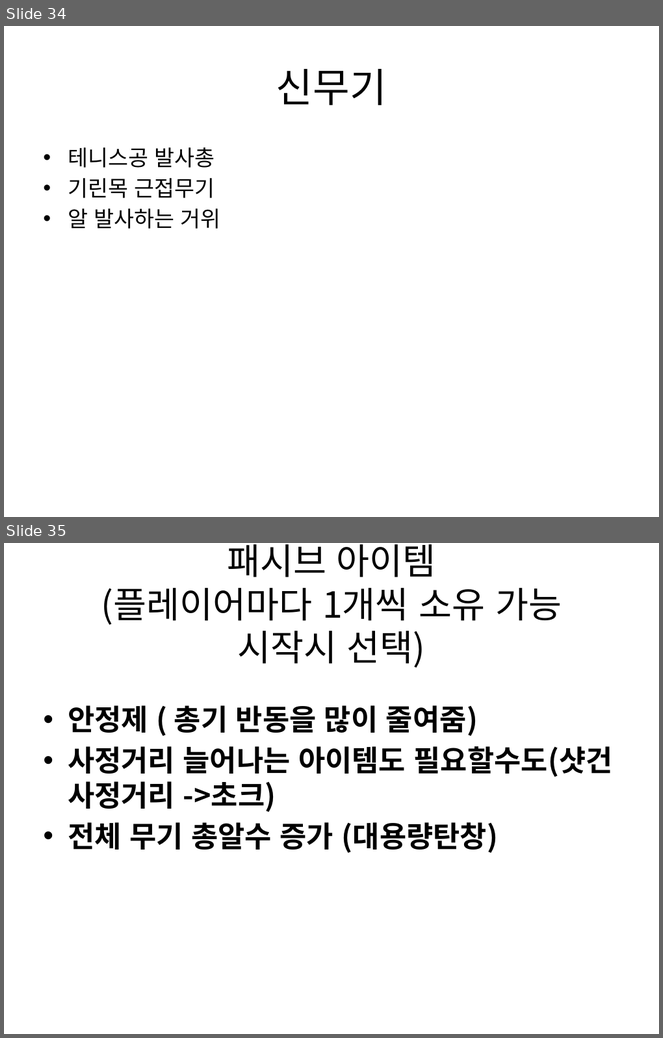
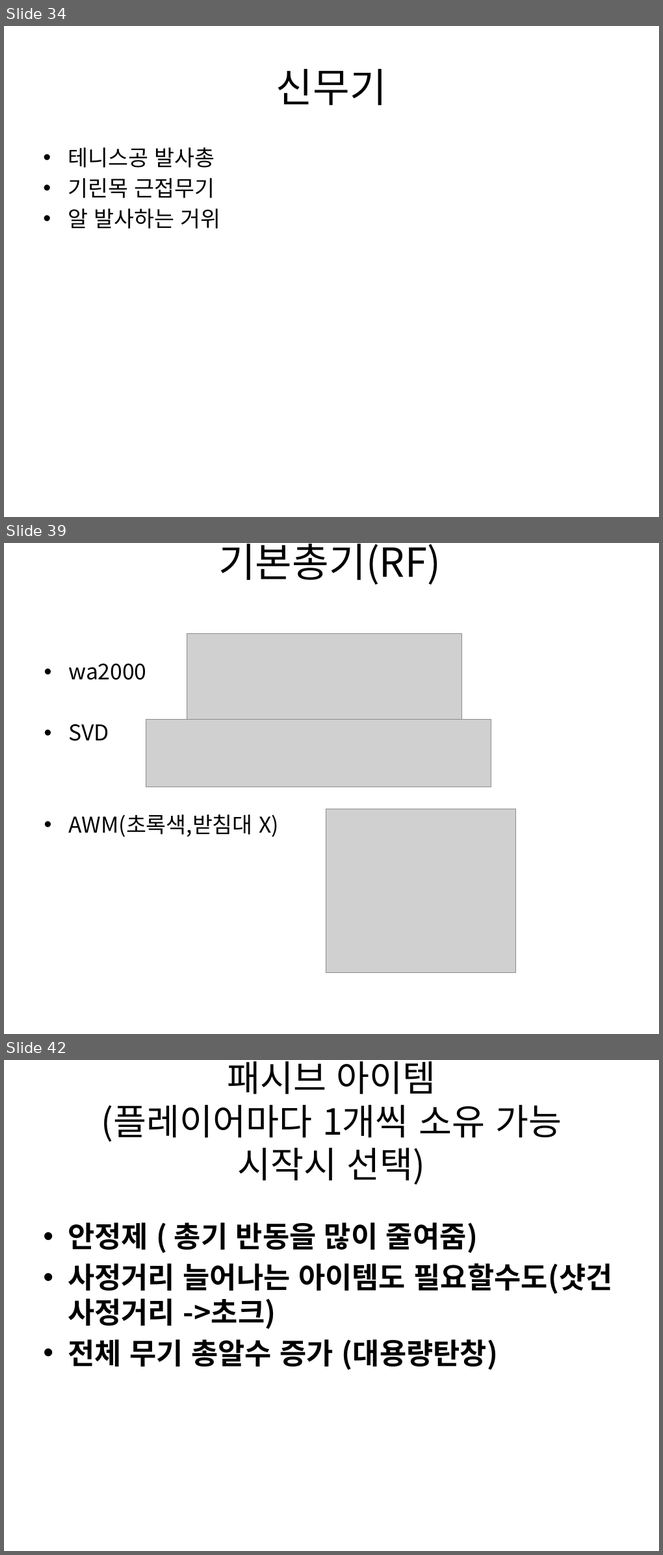
Before and after one commit to gkdlgndpdu/EscapeJail, a slide deck: EscapeJail/Assets/기획/스테이지1기획.pptx. Shown one above the other, each under a label of ours: slides 34 and 35 before the commit, slides 34, 39 and 42 after it; the slides between them are not shown. The pictures are 663x1038 and 663x1555 pixels, drawn with LibreOffice and Linux fonts; fonts in the diff are those of the drawing; grey boxes stand for pictures. Boxes give left, top, right and bottom in pixels: in the first picture for what was removed or moved away, otherwise in the second. Text is boxed around its words. In the diff, an @@ line names an element or a change of style, - is before the commit and + after.

Commit message:
기본총기 문서에 추가

```diff
--- a/EscapeJail/Assets/기획/스테이지1기획.pptx
+++ b/EscapeJail/Assets/기획/스테이지1기획.pptx
@@ slide 39 added at (4,543,659,1034), background #FFFFFF @@
@@ title added at (218,544,441,585), 44 pt, text #000000 @@
+기본총기(RF)
@@ picture added at (187,634,463,719) @@
@@ text added at (68,663,279,837), 24 pt, text #000000 @@
+• wa2000
+• SVD
+• AWM(초록색,받침대 X)
@@ picture added at (146,720,492,787) @@
@@ picture added at (326,809,516,972) @@
@@ what was slide 35 is now slide 42 @@
```
Also in this commit, not shown: 6 other slides added, 1 other file.
